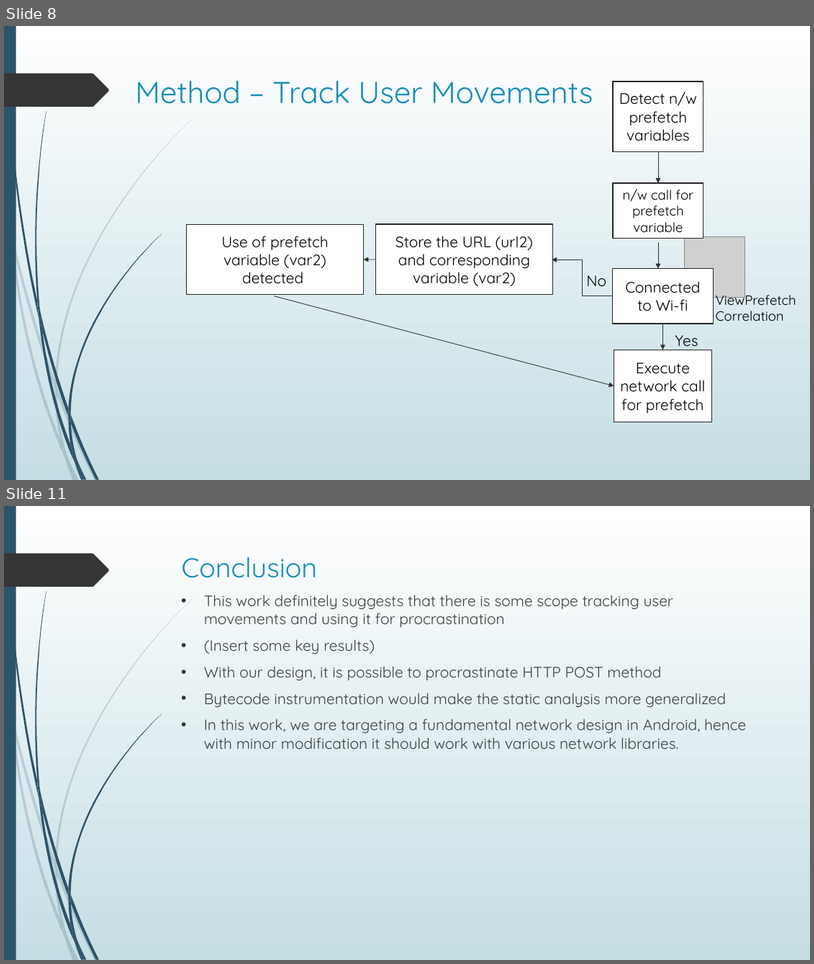
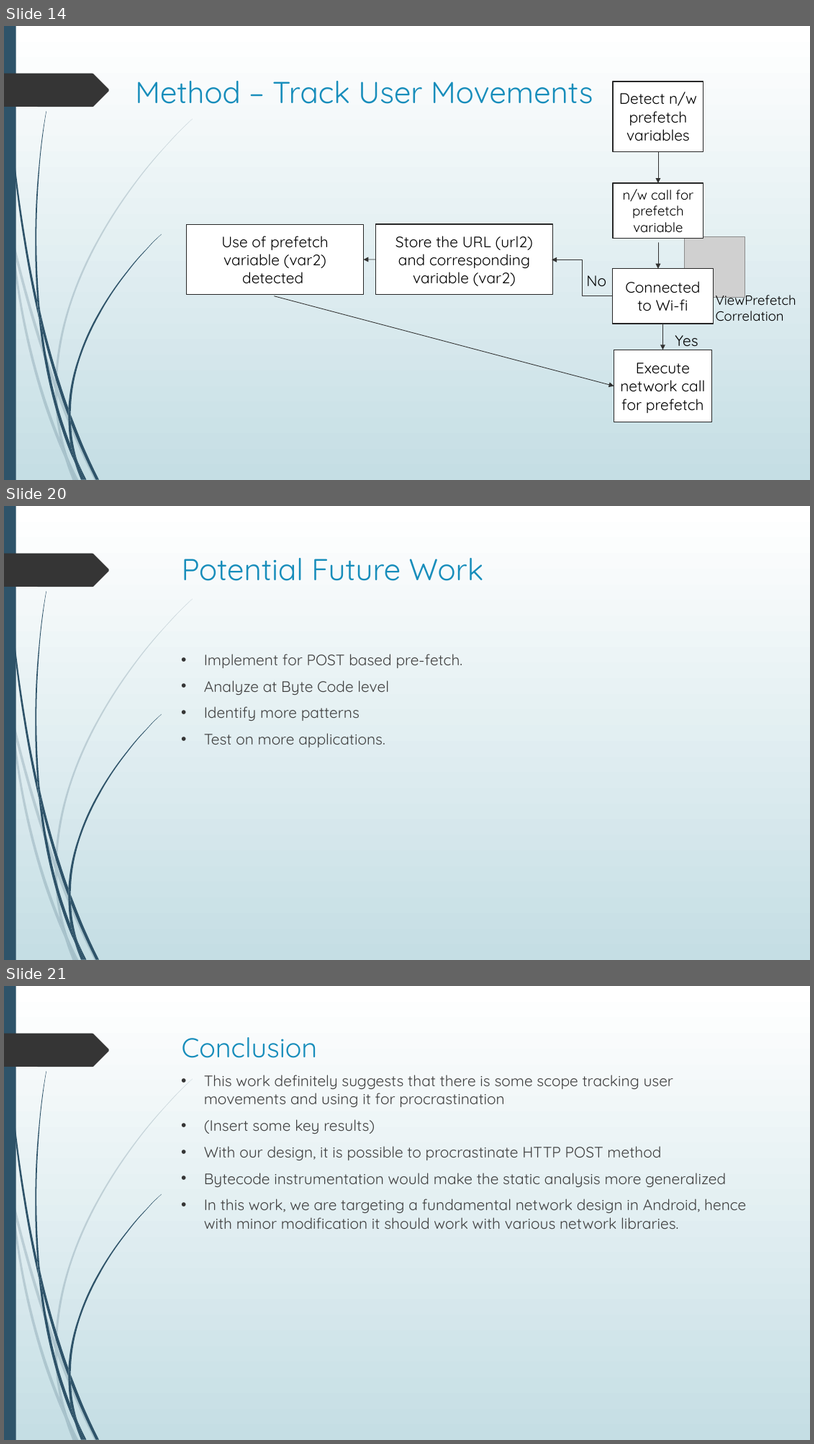
Before and after one commit to shahamish150294/PrefetchProcrastinatorAndroid, a slide deck: Prefetch Procrastinator Final Presentation.pptx. Shown one above the other, each under a label of ours: slides 8 and 11 before the commit, slides 14, 20 and 21 after it; the slides between them are not shown. The pictures are 814x964 and 814x1444 pixels, drawn with LibreOffice and Linux fonts; fonts in the diff are those of the drawing; grey boxes stand for pictures. Boxes give left, top, right and bottom in pixels: in the first picture for what was removed or moved away, otherwise in the second. Text is boxed around its words. In the diff, an @@ line names an element or a change of style, - is before the commit and + after.

```diff
--- a/Prefetch Procrastinator Final Presentation.pptx
+++ b/Prefetch Procrastinator Final Presentation.pptx
@@ slide 20 added at [4, 506, 810, 960], background gradient #FFFFFF to #C5DEE5; not listed: 24 template elements that a slide beside it also shows @@
@@ title added at [182, 558, 484, 581], 36 pt, text #178DBB @@
+Potential Future Work
@@ text added at [204, 654, 463, 747], 18 pt, text #404040 @@
+• Implement for POST based pre-fetch.
+• Analyze at Byte Code level
+• Identify more patterns
+• Test on more applications.
@@ what was slide 8 is now slide 14 @@
@@ what was slide 11 is now slide 21 @@
```
Also in this commit, not shown: 11 other slides added, 2 slides removed.
